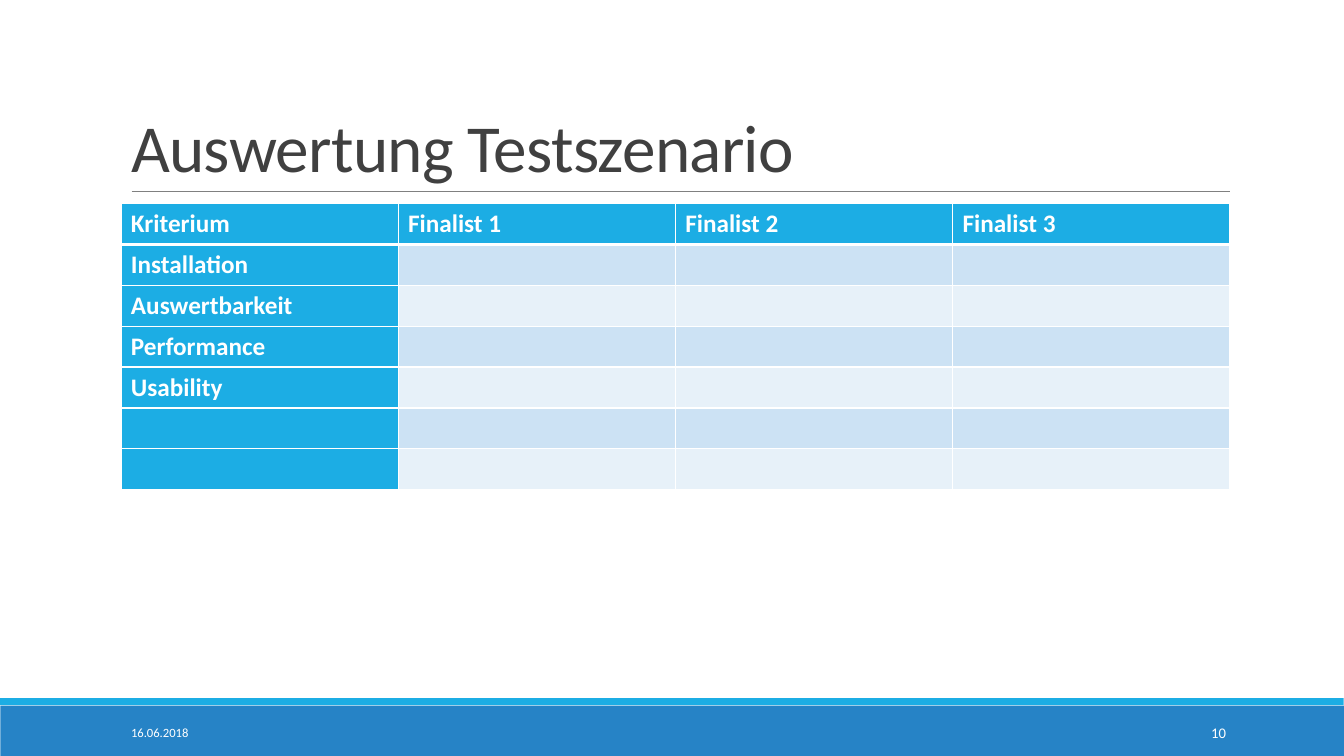
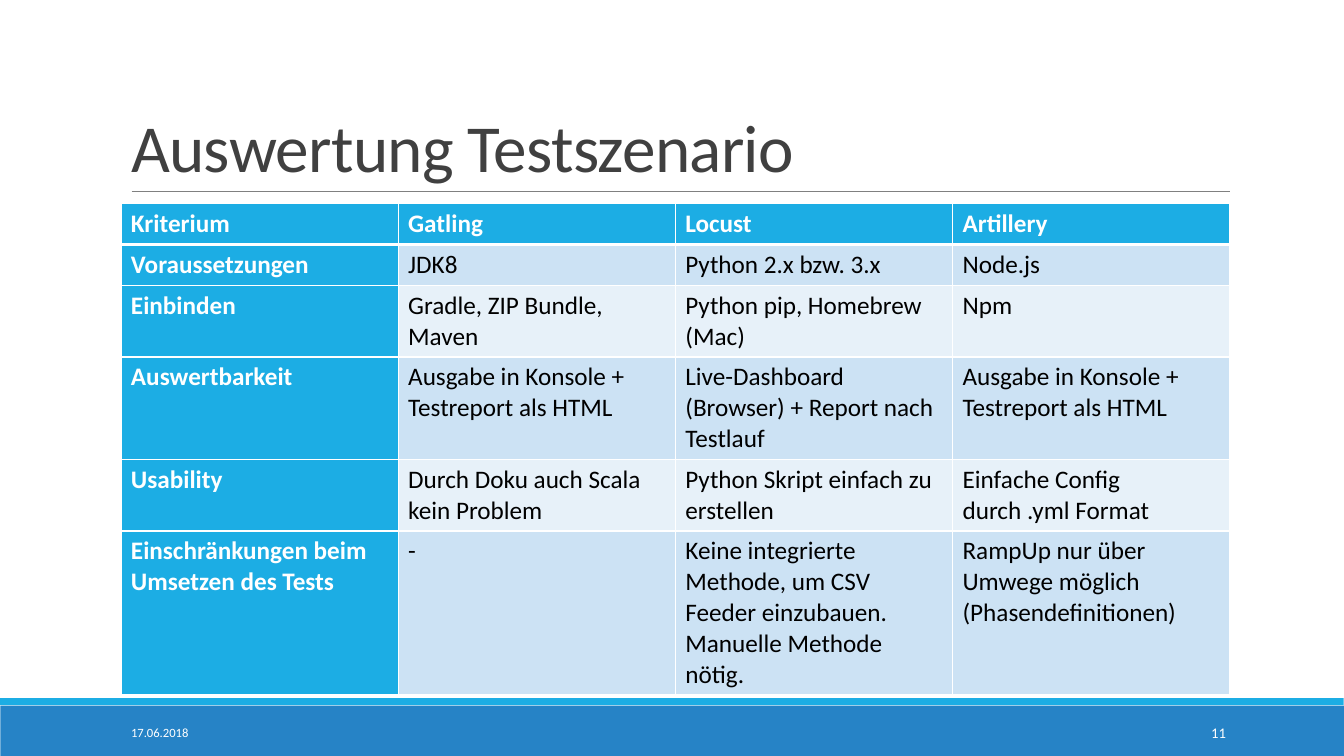
Before and after one commit to StTraeger/sqs-car-webservice, a slide deck: slide 11 of LoadTesting.pptx (slide 10 before the commit). Drawn at 1344x756 pixels with LibreOffice and Linux fonts; fonts in the diff are those of the drawing. Boxes give left, top, right and bottom in pixels: in the first picture for what was removed or moved away, otherwise in the second. Text is boxed around its words. In the diff, an @@ line names an element or a change of style, - is before the commit and + after.

```diff
--- a/LoadTesting.pptx
+++ b/LoadTesting.pptx
@@ table at (x1=121, y1=204, x2=1230, y2=692) @@
-row 1: Kriterium | Finalist 1 | Finalist 2 | Finalist 3
-row 2: Installation |  |  | 
-row 3: Auswertbarkeit |  |  | 
-row 4: Performance |  |  | 
-row 5: Usability |  |  | 
-row 6:  |  |  | 
-row 7:  |  |  | 
+row 1: Kriterium | Gatling | Locust | Artillery
+row 2: Voraussetzungen | JDK8 | Python 2.x bzw. 3.x | Node.js
+row 3: Einbinden | Gradle, ZIP Bundle, Maven | Python pip, Homebrew (Mac) | Npm
+row 4: Auswertbarkeit | Ausgabe in Konsole + Testreport als HTML | Live-Dashboard (Browser) + Report nach Testlauf | Ausgabe in Konsole + Testreport als HTML
+row 5: Usability | Durch Doku auch Scala kein Problem | Python Skript einfach zu erstellen | Einfache Config durch .yml Format
+row 6: Einschränkungen beim Umsetzen des Tests | - | Keine integrierte Methode, um CSV Feeder einzubauen. Manuelle Methode nötig. | RampUp nur über Umwege möglich (Phasendefinitionen)
@@ text at (x1=131, y1=728, x2=188, y2=737): text changed @@
-16.06.2018
+17.06.2018
@@ page number at (x1=1211, y1=728, x2=1226, y2=738): text changed @@
-10
+11
```
Also in this commit, not shown: 10 other slides changed, 2 slides added, 1 other file.
